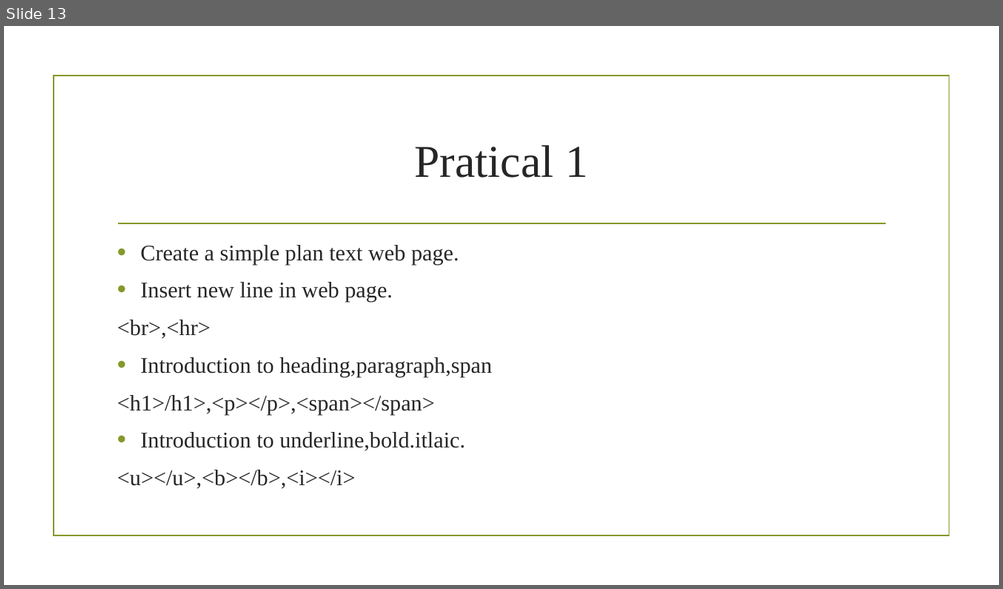
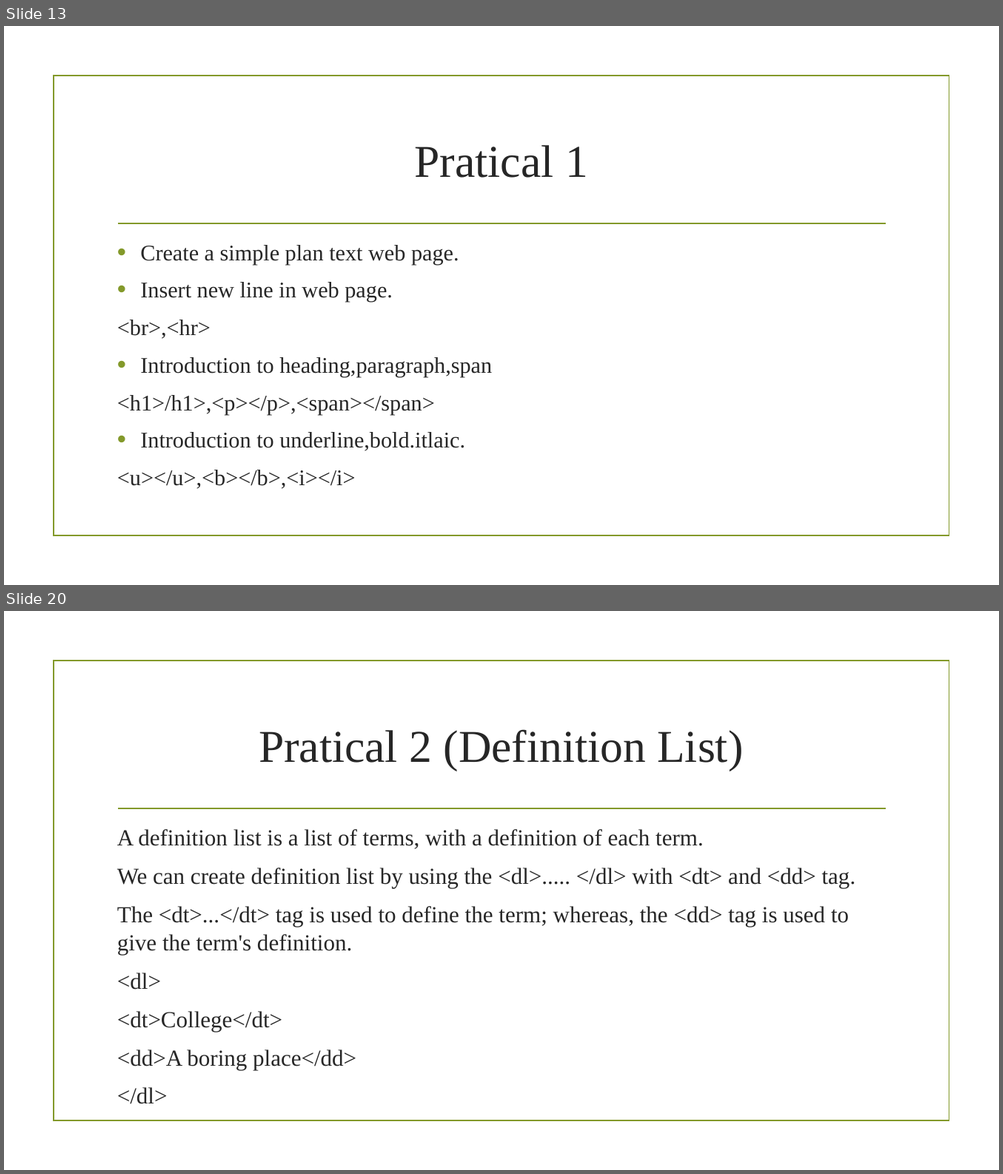
Before and after one commit to sagarshrestha81/FED, a slide deck: HTML.pptx. Shown one above the other, each under a label of ours: slide 13 before the commit, slides 13 and 20 after it; the slides between them are not shown. The pictures are 1003x589 and 1003x1174 pixels, drawn with LibreOffice and Linux fonts; fonts in the diff are those of the drawing; background and template pictures are left out. Boxes give left, top, right and bottom in pixels: in the first picture for what was removed or moved away, otherwise in the second. Text is boxed around its words. In the diff, an @@ line names an element or a change of style, - is before the commit and + after.

```diff
--- a/HTML.pptx
+++ b/HTML.pptx
@@ slide 20 added at (4, 611, 999, 1170), background picture (left out); not listed: 2 template elements that a slide beside it also shows @@
@@ title added at (259, 729, 743, 771), 44 pt, text #262626 @@
+Pratical 2 (Definition List)
@@ text added at (117, 829, 856, 1105), 22.2 pt, text #262626 @@
+A definition list is a list of terms, with a definition of each term.
+We can create definition list by using the <dl>..... </dl> with <dt> and <dd> tag.
+The <dt>...</dt> tag is used to define the term; whereas, the <dd> tag is used to give the term's definition.
+<dl>
+<dt>College</dt>
+<dd>A boring place</dd>
+</dl>
```
Also in this commit, not shown: 3 slides changed, 6 other slides added, 2 other files.
